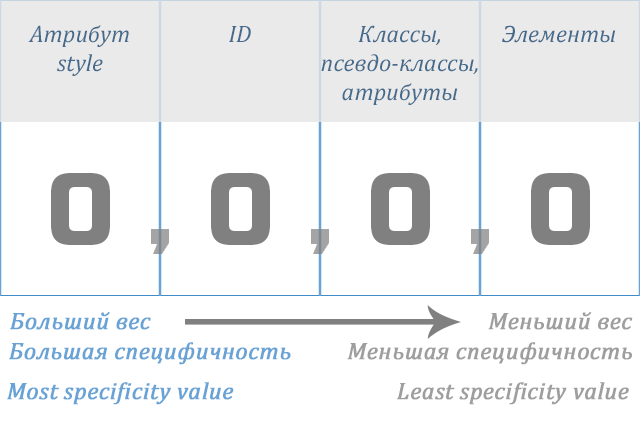
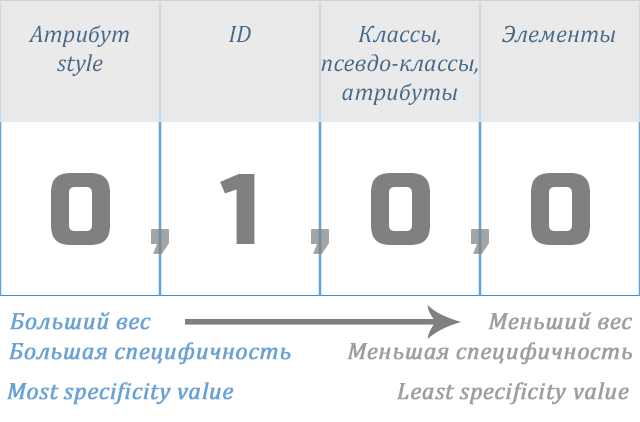
Layered file, before and after one edit (640 × 422). Changes by layer:
renamed "0 копия 2" to "1", painted on it over bbox(211, 173, 270, 245)
